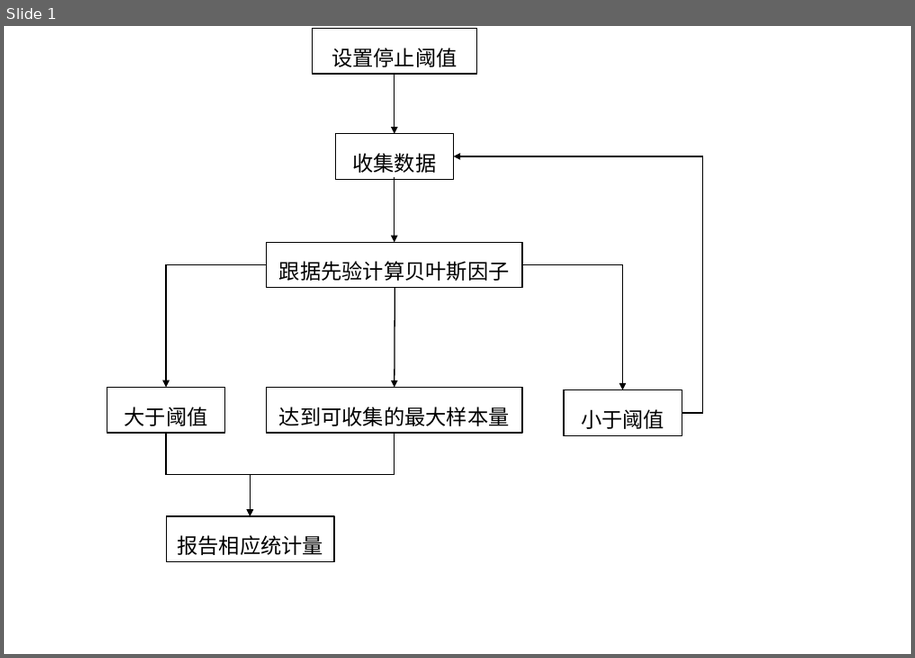
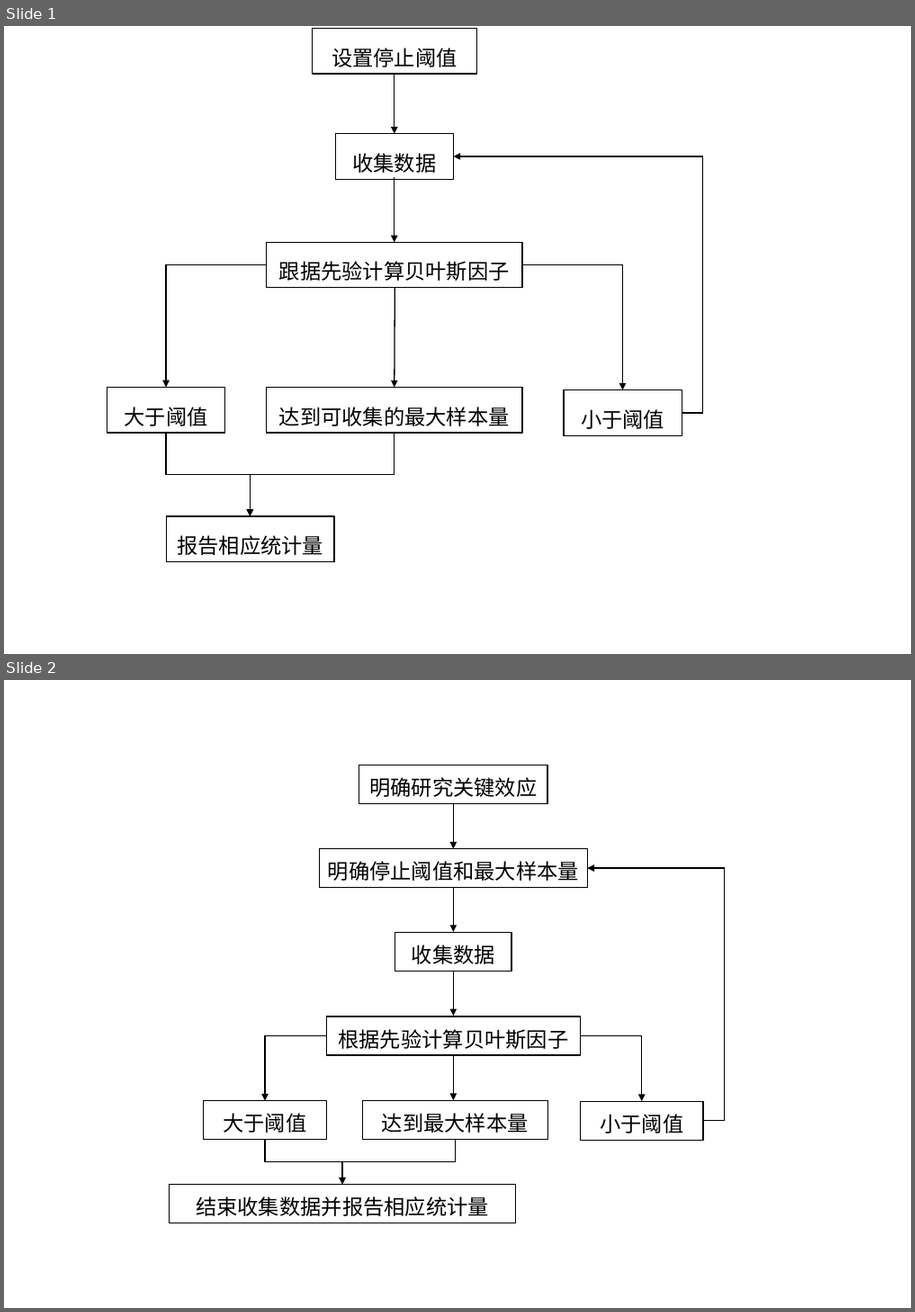
Before and after one commit to Chuan-Peng-Lab/SBFA_Tutorial, a slide deck: 5_Figure/流程图.pptx. Shown one above the other, each under a label of ours: slide 1 before the commit, slides 1 and 2 after it. The pictures are 915x658 and 915x1312 pixels, drawn with LibreOffice and Linux fonts; fonts in the diff are those of the drawing. Boxes give left, top, right and bottom in pixels: in the first picture for what was removed or moved away, otherwise in the second. Text is boxed around its words. In the diff, an @@ line names an element or a change of style, - is before the commit and + after.

```diff
--- a/5_Figure/流程图.pptx
+++ b/5_Figure/流程图.pptx
@@ slide 2 added at [4, 680, 911, 1308], background #FFFFFF @@
@@ group added at [169, 765, 724, 1223]: 8 rectangles, 5 elbow arrows, 4 arrows @@
+明确研究关键效应
+明确停止阈值和最大样本量
+收集数据
+根据先验计算贝叶斯因子
+达到最大样本量
+大于阈值
+小于阈值
+结束收集数据并报告相应统计量
```
Also in this commit, not shown: 4 other files.
